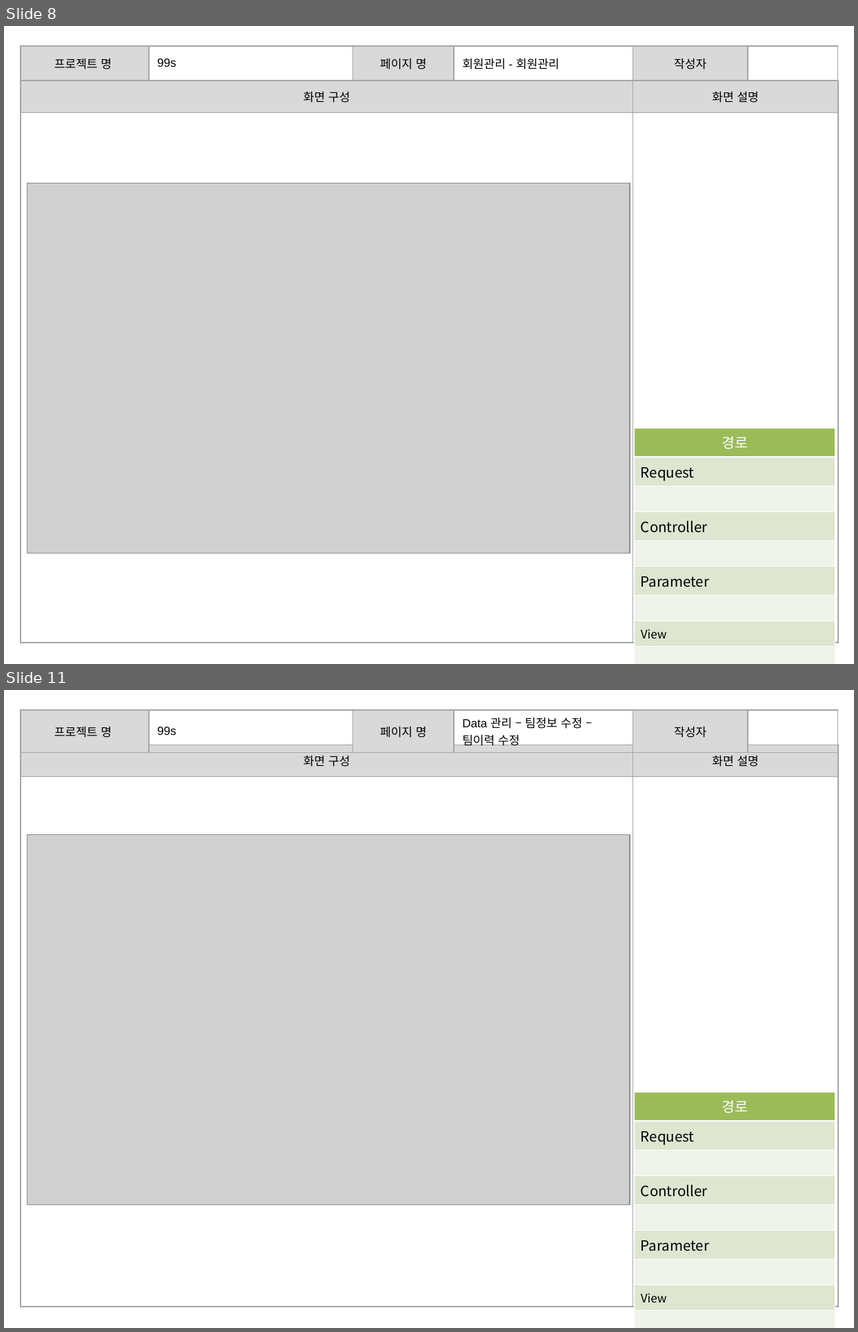
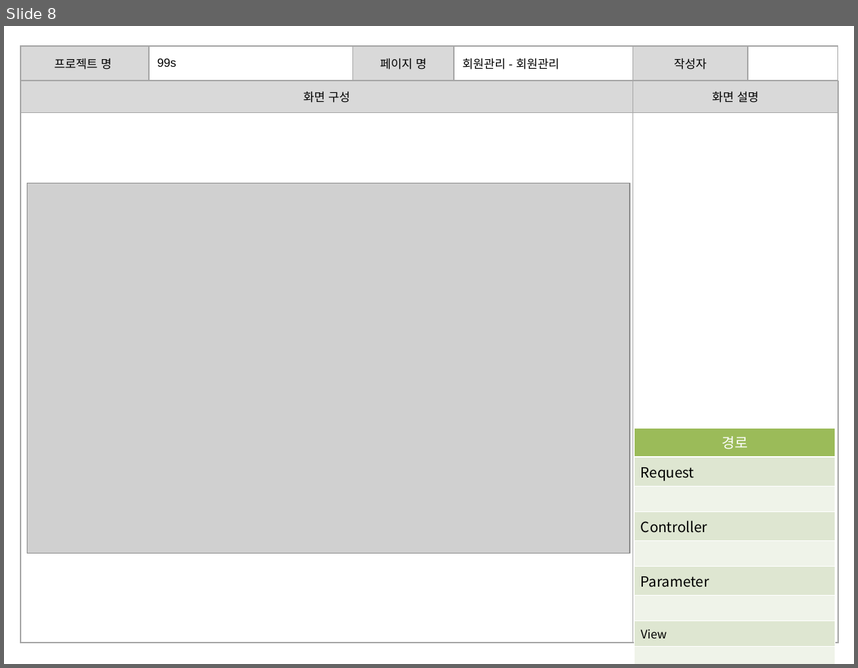
Before and after one commit to banana1531/ggs, a slide deck: doc/0.공용폴더/07 스토리보드/스토리보드 - 관리자 페이지.pptx. Shown one above the other, each under a label of ours: slides 8 and 11 before the commit, slide 8 after it; the slides between them are not shown. The pictures are 858x1332 and 858x668 pixels, drawn with LibreOffice and Linux fonts; fonts in the diff are those of the drawing; grey boxes stand for pictures. Boxes give left, top, right and bottom in pixels: in the first picture for what was removed or moved away, otherwise in the second. Text is boxed around its words. In the diff, an @@ line names an element or a change of style, - is before the commit and + after.

Commit message:
스토리보드 - 관리자페이지 양식 수정
스토리보드 - 관리자페이지 양식 수정

```diff
--- a/doc/0.공용폴더/07 스토리보드/스토리보드 - 관리자 페이지.pptx
+++ b/doc/0.공용폴더/07 스토리보드/스토리보드 - 관리자 페이지.pptx
@@ slide 11 removed at (x1=4, y1=690, x2=854, y2=1328), background #FFFFFF @@
@@ table removed at (x1=20, y1=709, x2=838, y2=749), 1 rows, 6 columns @@
-프로젝트 명 | 99s | 페이지 명 | Data 관리 – 팀정보 수정 – 팀이력 수정 | 작성자 | 
@@ table removed at (x1=20, y1=745, x2=837, y2=1306), 2 rows, 2 columns @@
-화면 구성 | 화면 설명
- | 
@@ picture removed at (x1=27, y1=834, x2=631, y2=1204) @@
@@ table removed at (x1=635, y1=1092, x2=835, y2=1306), 9 rows, 1 columns @@
-경로
-Request
-
-Controller
-
-Parameter
-
-View
-
```
Also in this commit, not shown: 5 slides changed.
